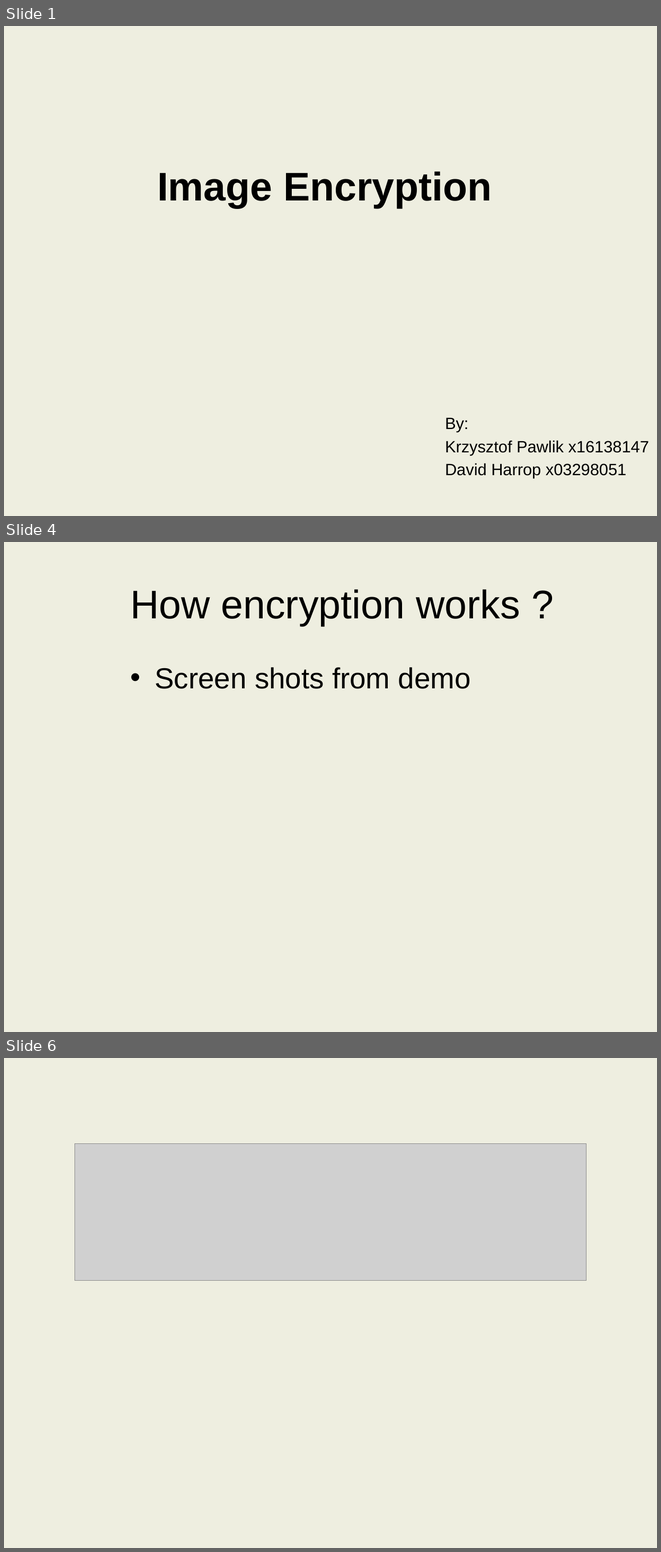
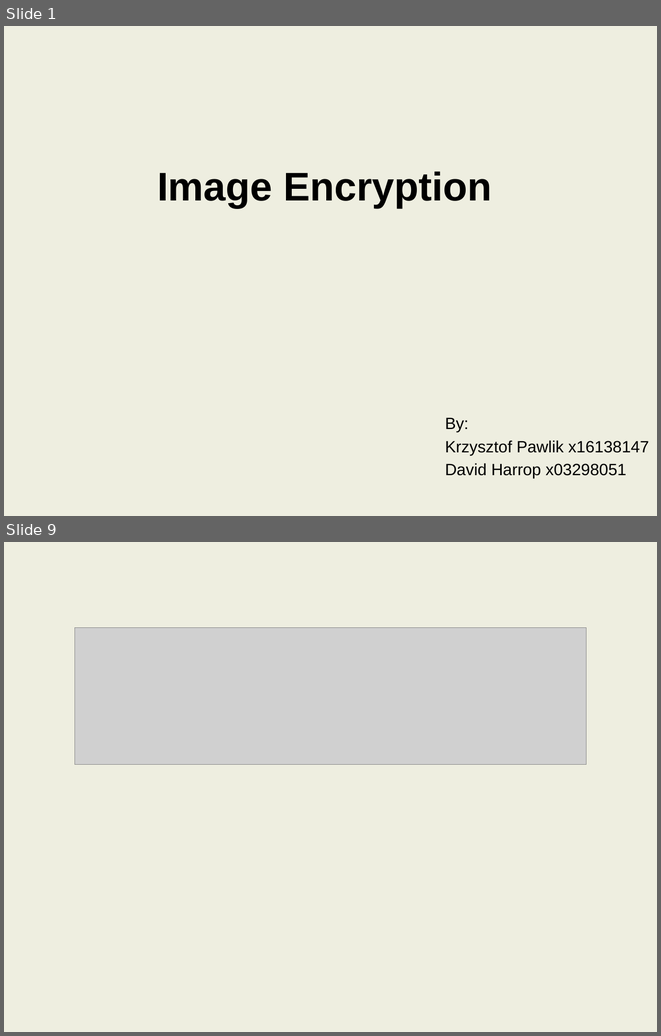
Before and after one commit to harropda/DIVVY-PIC, a slide deck: Image Encryption.pptx. Shown one above the other, each under a label of ours: slides 1, 4 and 6 before the commit, slides 1 and 9 after it; the slides between them are not shown. The pictures are 661x1552 and 661x1036 pixels, drawn with LibreOffice and Linux fonts; fonts in the diff are those of the drawing; grey boxes stand for pictures; background and template pictures are left out. Boxes give left, top, right and bottom in pixels: in the first picture for what was removed or moved away, otherwise in the second. Text is boxed around its words. In the diff, an @@ line names an element or a change of style, - is before the commit and + after.

```diff
--- a/Image Encryption.pptx
+++ b/Image Encryption.pptx
@@ slide 4 removed at (4,542,657,1032), background picture (left out) @@
@@ title removed at (130,589,521,626) @@
-How encryption works ?
@@ text removed at (155,667,471,689) @@
-• Screen shots from demo
@@ what was slide 6 is now slide 9 @@
```
Also in this commit, not shown: 2 slides changed, 5 slides added, 1 other slide removed.
